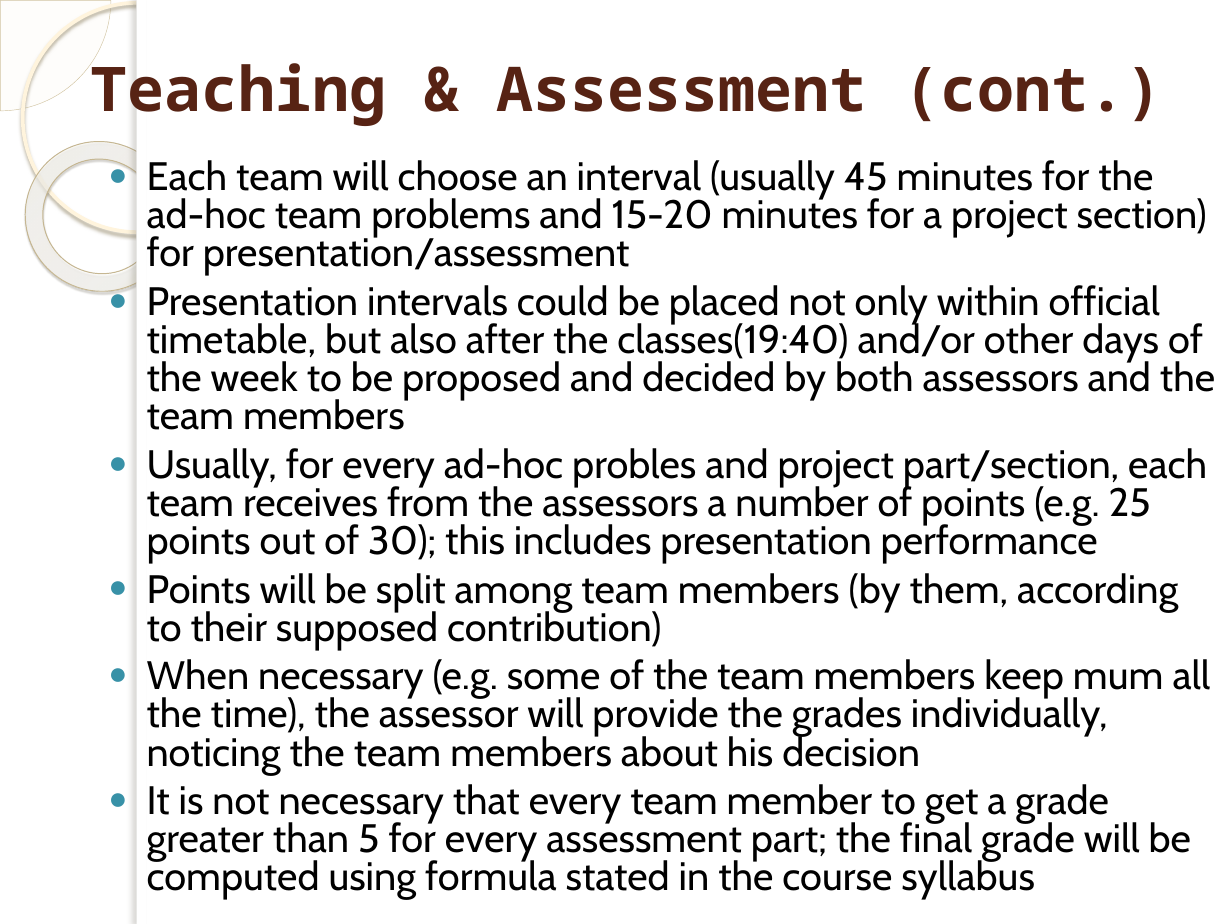
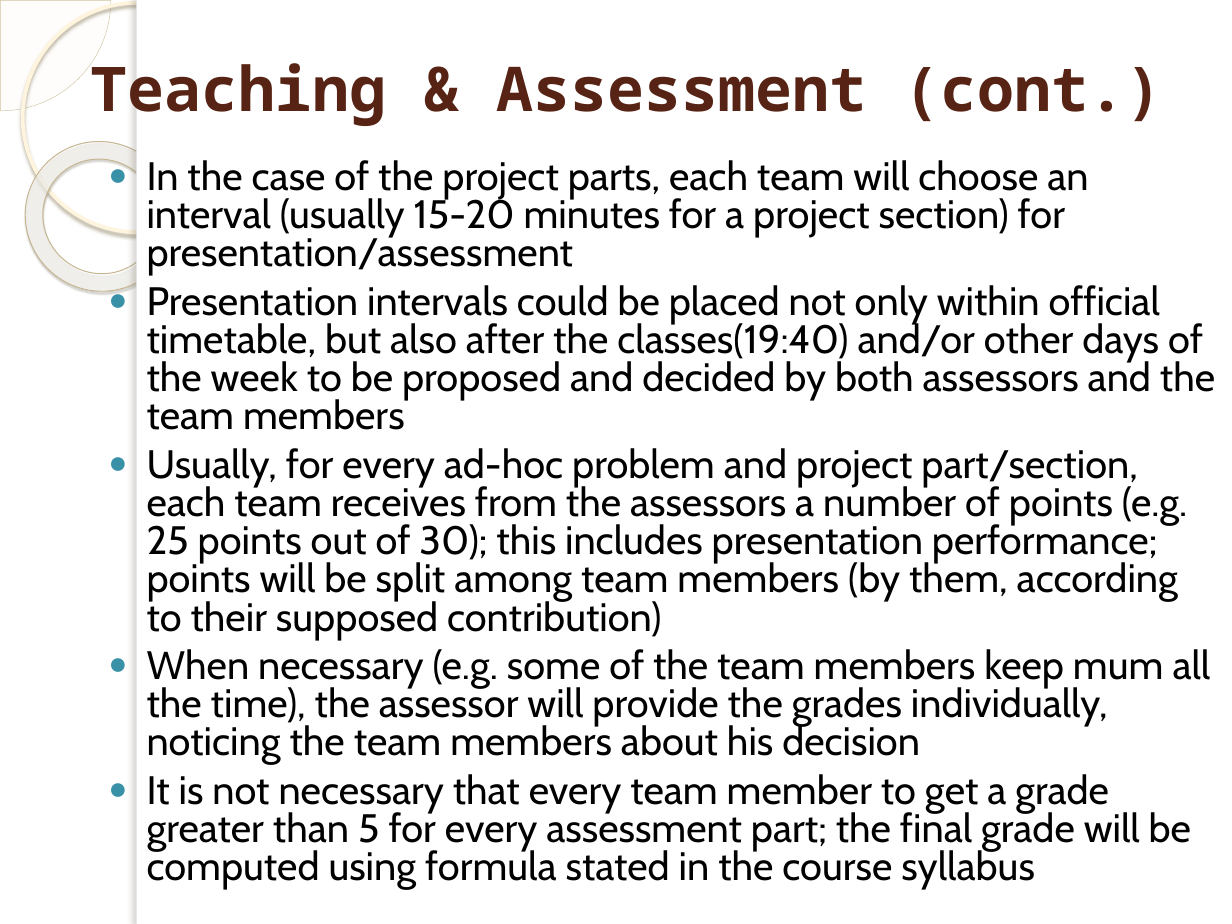
Before and after one commit to marinfotache/Database-Logic-in-Business-Applications, a slide deck: slide 14 of 00_DBLBA - course outline/00_DBLBA__Course_Outline.pptx. Drawn at 1232x924 pixels with LibreOffice and Linux fonts; fonts in the diff are those of the drawing; background and template pictures are left out. Boxes give left, top, right and bottom in pixels: in the first picture for what was removed or moved away, otherwise in the second. Text is boxed around its words. In the diff, an @@ line names an element or a change of style, - is before the commit and + after.

```diff
--- a/00_DBLBA - course outline/00_DBLBA__Course_Outline.pptx
+++ b/00_DBLBA - course outline/00_DBLBA__Course_Outline.pptx
@@ text at (x1=147, y1=160, x2=1088, y2=276): text changed @@
-● Each team will choose an interval (usually 45 minutes for the ad-hoc team problems and 15-20 minutes for a project section) for presentation/assessment
+● In the case of the project parts, each team will choose an interval (usually 15-20 minutes for a project section) for presentation/assessment
@@ text at (x1=147, y1=448, x2=1187, y2=640): text changed @@
-● Usually, for every ad-hoc probles and project part/section, each team receives from the assessors a number of points (e.g. 25 points out of 30); this includes presentation performance
-● Points will be split among team members (by them, according to their supposed contribution)
+● Usually, for every ad-hoc problem and project part/section, each team receives from the assessors a number of points (e.g. 25 points out of 30); this includes presentation performance; points will be split among team members (by them, according to their supposed contribution)
```
Also in this commit, not shown: 2 other slides changed.
